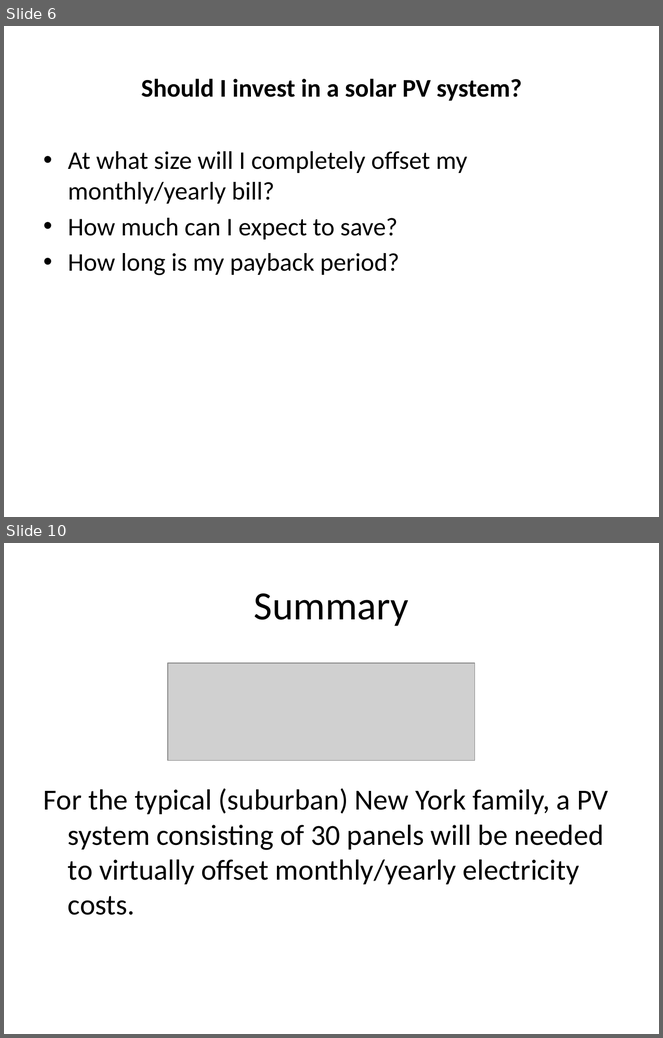
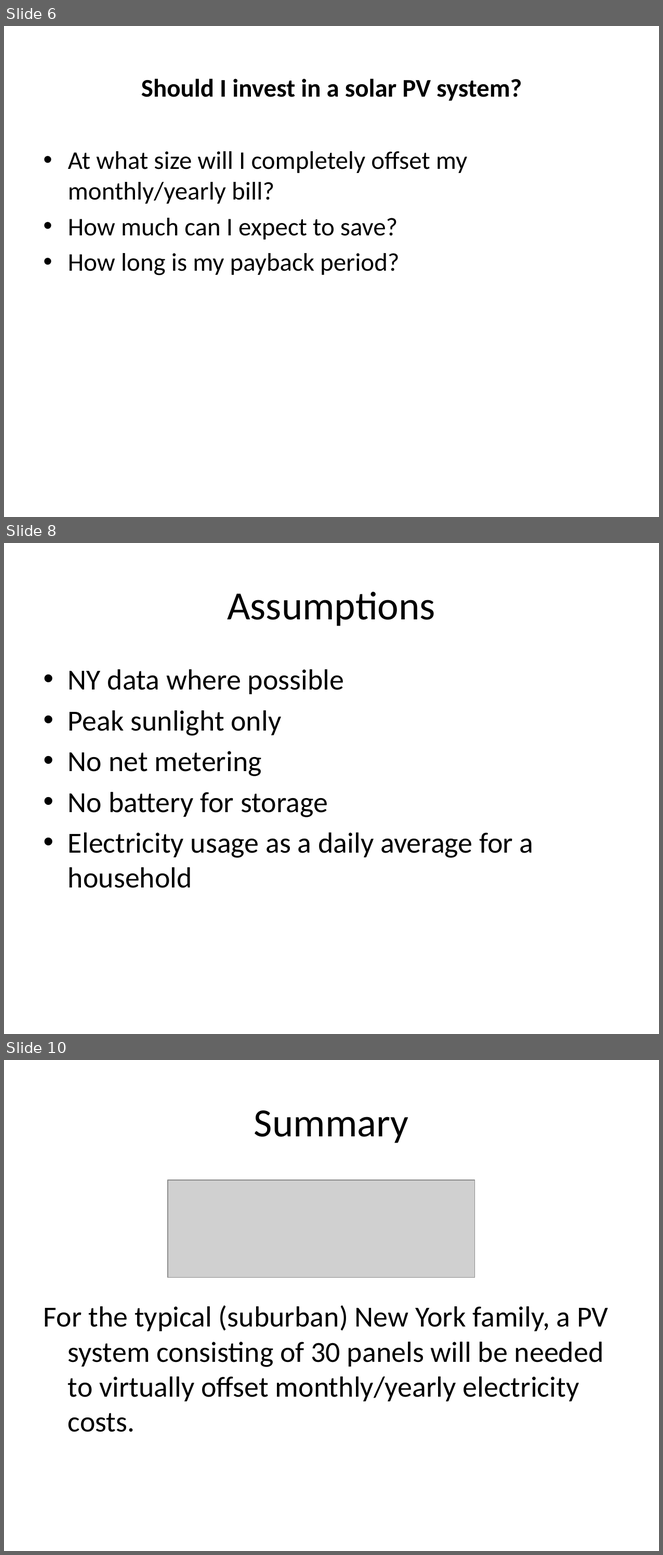
Before and after one commit to Nguyver/DATA621, a slide deck: DATA604_Final/DATA604_Final_Presentation.pptx. Shown one above the other, each under a label of ours: slides 6 and 10 before the commit, slides 6, 8 and 10 after it; the slides between them are not shown. The pictures are 663x1038 and 663x1555 pixels, drawn with LibreOffice and Linux fonts; fonts in the diff are those of the drawing; grey boxes stand for pictures; background and template pictures are left out. Boxes give left, top, right and bottom in pixels: in the first picture for what was removed or moved away, otherwise in the second. Text is boxed around its words. In the diff, an @@ line names an element or a change of style, - is before the commit and + after.

```diff
--- a/DATA604_Final/DATA604_Final_Presentation.pptx
+++ b/DATA604_Final/DATA604_Final_Presentation.pptx
@@ slide 8 added at bbox=[4, 543, 659, 1034], background picture (left out) @@
@@ title added at bbox=[227, 591, 436, 626], 44 pt, text #000000 @@
+Assumptions
@@ text added at bbox=[68, 669, 534, 888], 32 pt, text #000000 @@
+• NY data where possible
+• Peak sunlight only
+• No net metering
+• No battery for storage
+• Electricity usage as a daily average for a household
```
Also in this commit, not shown: 3 slides changed, 1 other slide added, 1 slide removed.
